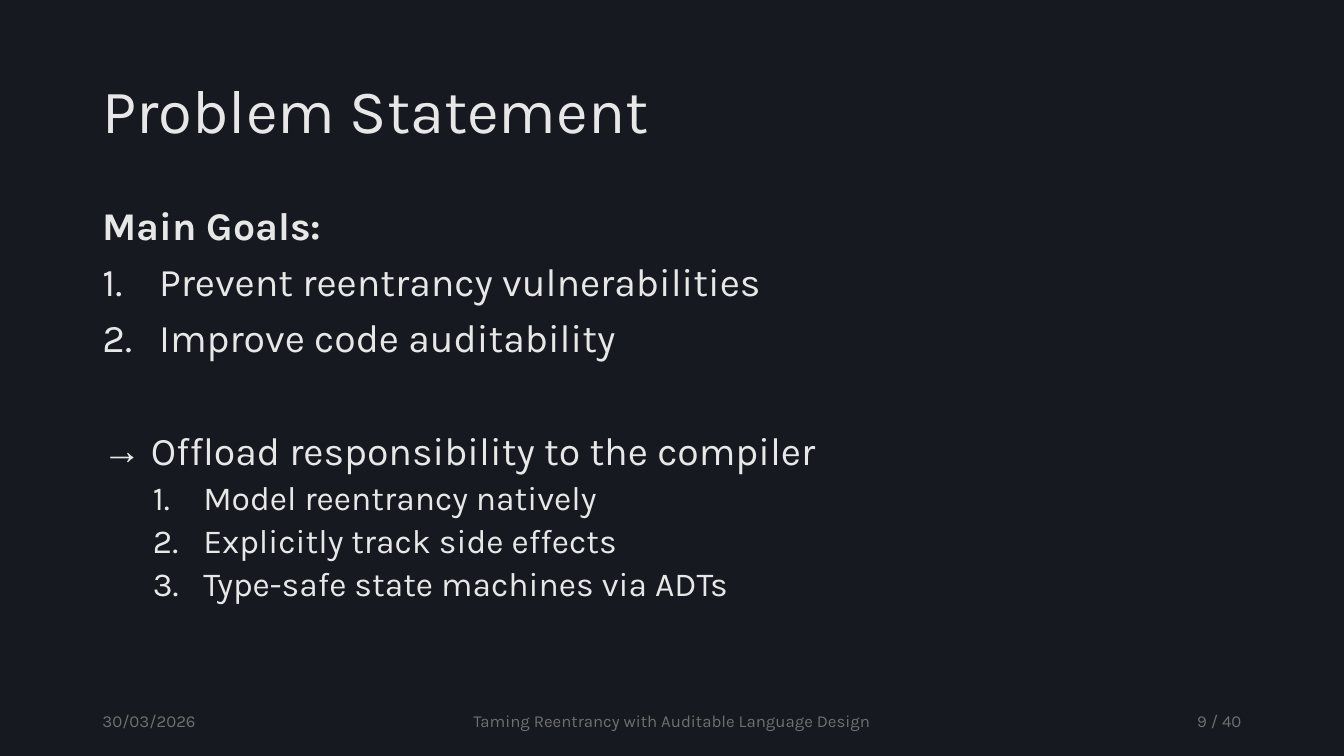
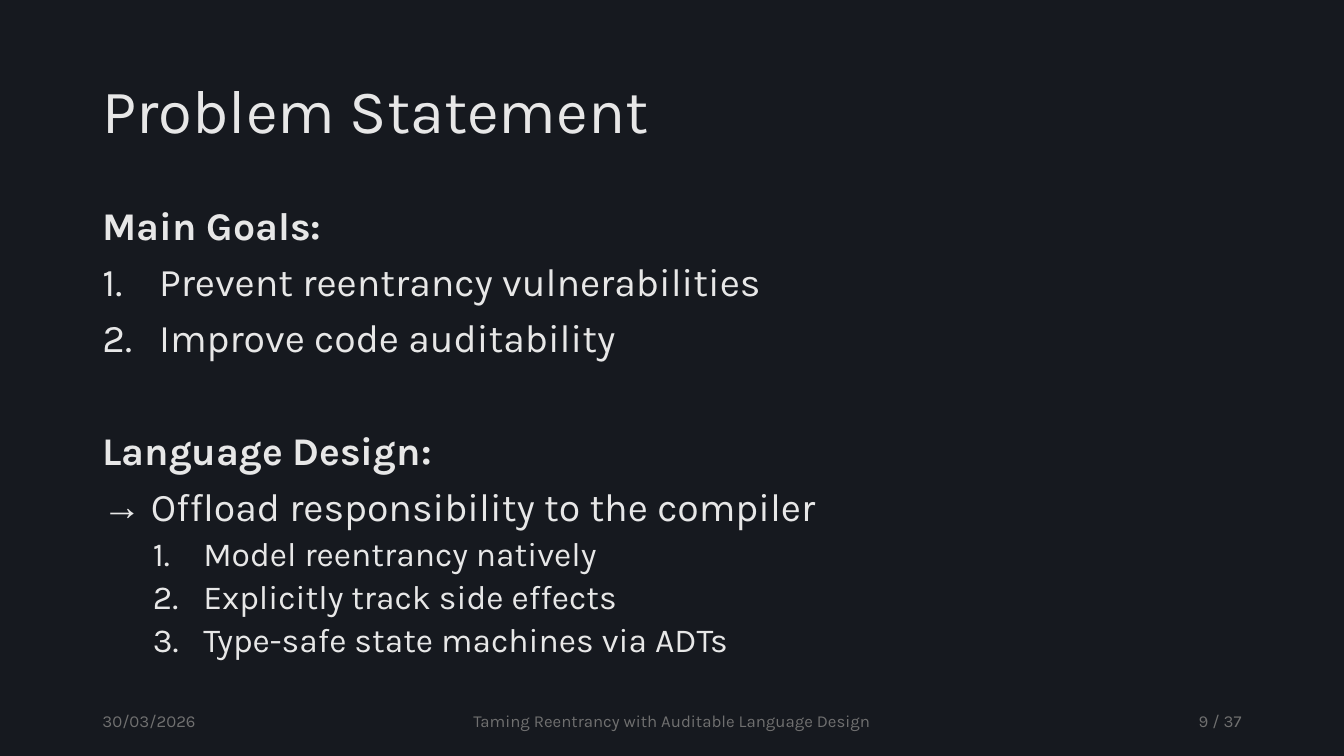
Before and after one commit to tzann/thesis, a slide deck: slide 9 of doc/presentation/Thesis.pptx. Drawn at 1344x756 pixels with LibreOffice and Linux fonts; fonts in the diff are those of the drawing. Boxes give left, top, right and bottom in pixels: in the first picture for what was removed or moved away, otherwise in the second. Text is boxed around its words. In the diff, an @@ line names an element or a change of style, - is before the commit and + after.

```diff
--- a/doc/presentation/Thesis.pptx
+++ b/doc/presentation/Thesis.pptx
@@ text at [102,437,432,475]: paragraph added @@
+Language Design:
@@ page number at [1199,716,1242,727]: text changed @@
-9 / 40
+9 / 37
```
Also in this commit, not shown: 7 other slides changed.
